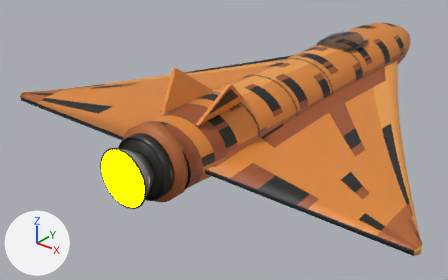
The glTF model ThoriumGap_JS/models/Ship_TigerWing_4.glb: old version first, new version second.
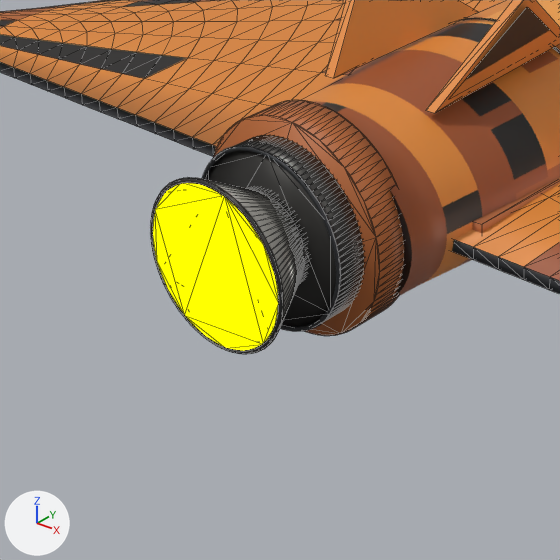
There are two pictures of each version: one whole from a 50 mm lens placed at (4.68, -7.91, 3.42), pointed at (-0.66, -1.23, -0.72), one close up on the part from 11% to 54% of the width and 31% to 100% of the height. Lighting does not change. The marker at lower left points along +X, +Y and +Z. The last two pictures show the newer version. The close-ups show mesh edges as thin lines. Where no turn or scale is listed for an object, it has been applied to the vertices.

The first close-up shows 'AftCollar_IntegratedSingleEngineBand', 'EngineBell_Center_BroadBurnishedNozzle', 'EngineBlock_AftDarkSingleEngineHousing', 'EngineBlock_OuterBoltedRim', 'EngineEmitter', 'EngineLip_Center_DarkWideRim', 'Fuselage_OrganicEllipsoidTaperedBody_BakedPaint', 'TailFin_Left_CantedStabilizer', 'TailFin_Right_BakedTrimPatch', 'TailFin_Right_CantedStabilizer', 'Wing_Left_LongDeltaAerofoil_BakedPaint', 'Wing_Right_LongDeltaAerofoil_BakedPaint' and 3 more.
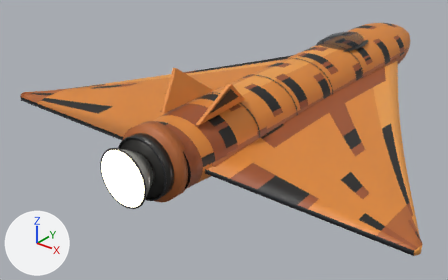
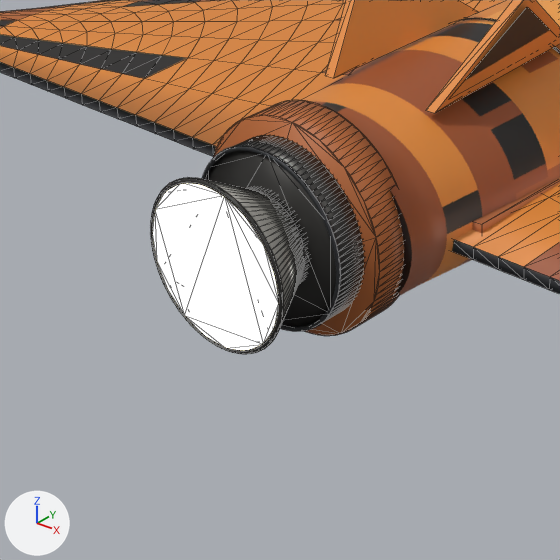
Patch to the scene script:
```diff
--- a/ThoriumGap_JS/models/Ship_TigerWing_4.glb.py
+++ b/ThoriumGap_JS/models/Ship_TigerWing_4.glb.py
@@ mat_engineglow @@
 mat_engineglow.roughness = 1.0
-mat_engineglow.emission_color = (1.0, 1.0, 0.0)  # yellow #ffff00
+mat_engineglow.emission_color = (0.62, 0.57, 0.4)  # beige #cec7aa
 mat_engineglow.emission_strength = 5.0
```

Boxes [x1, y1, x2, y2] around the edits, measured in the close-ups (560 x 560 px):
'EngineEmitter', recoloured (yellow to beige): [153, 184, 278, 350] in both
